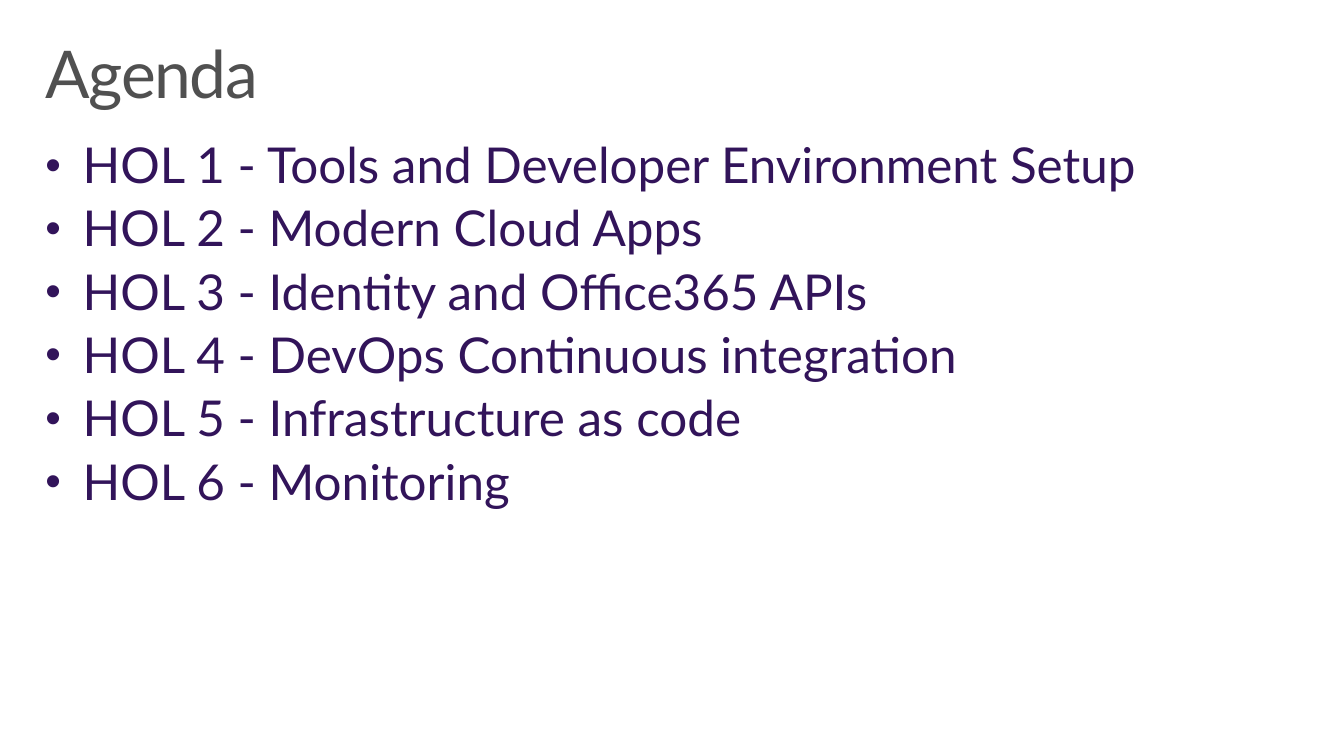
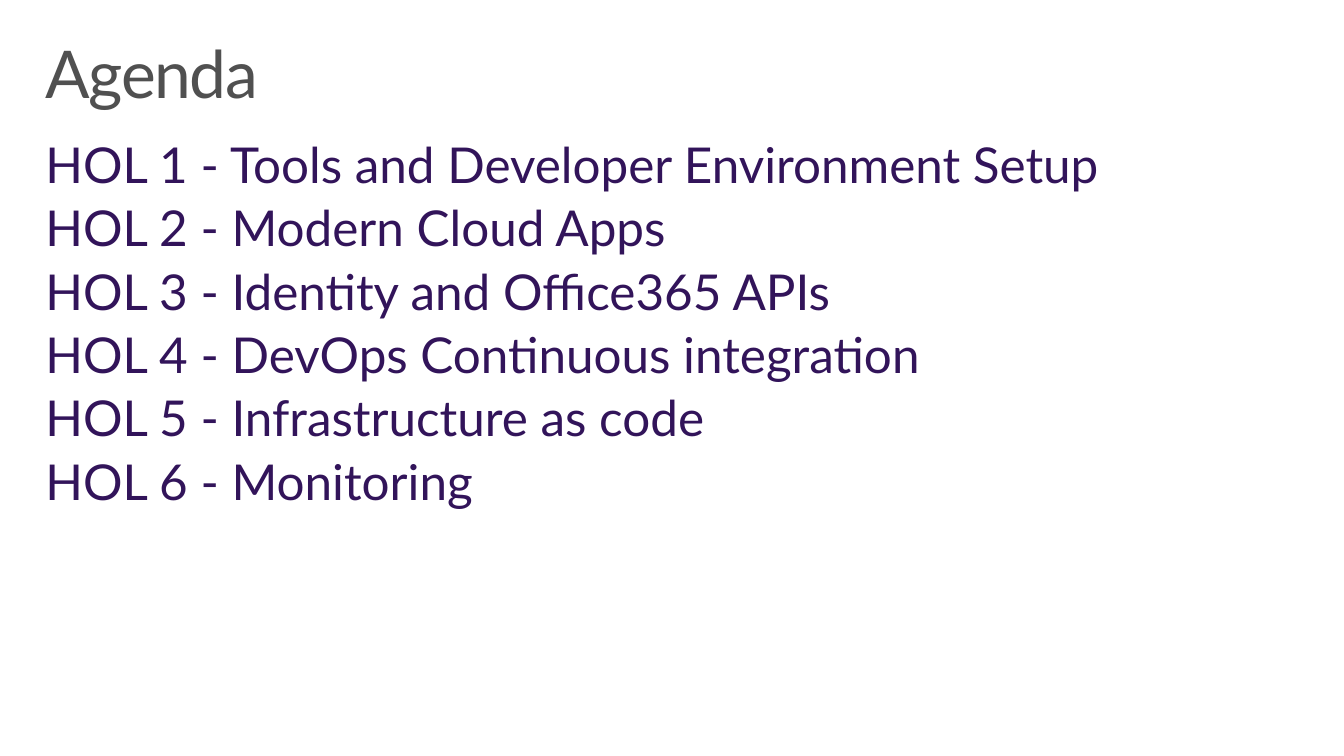
Before and after one commit to wely/DevCamp, a slide deck: slide 2 of Presentation/Module00-Hols.pptx. Drawn at 1344x756 pixels with LibreOffice and Linux fonts; fonts in the diff are those of the drawing; background and template pictures are left out. Boxes give left, top, right and bottom in pixels: in the first picture for what was removed or moved away, otherwise in the second. Text is boxed around its words. In the diff, an @@ line names an element or a change of style, - is before the commit and + after.

```diff
--- a/Presentation/Module00-Hols.pptx
+++ b/Presentation/Module00-Hols.pptx
@@ text "HOL 1 - Tools and ..." at bbox=[45, 146, 1098, 509]: bullet • to none @@
```
Also in this commit, not shown: 1 other slide changed.
